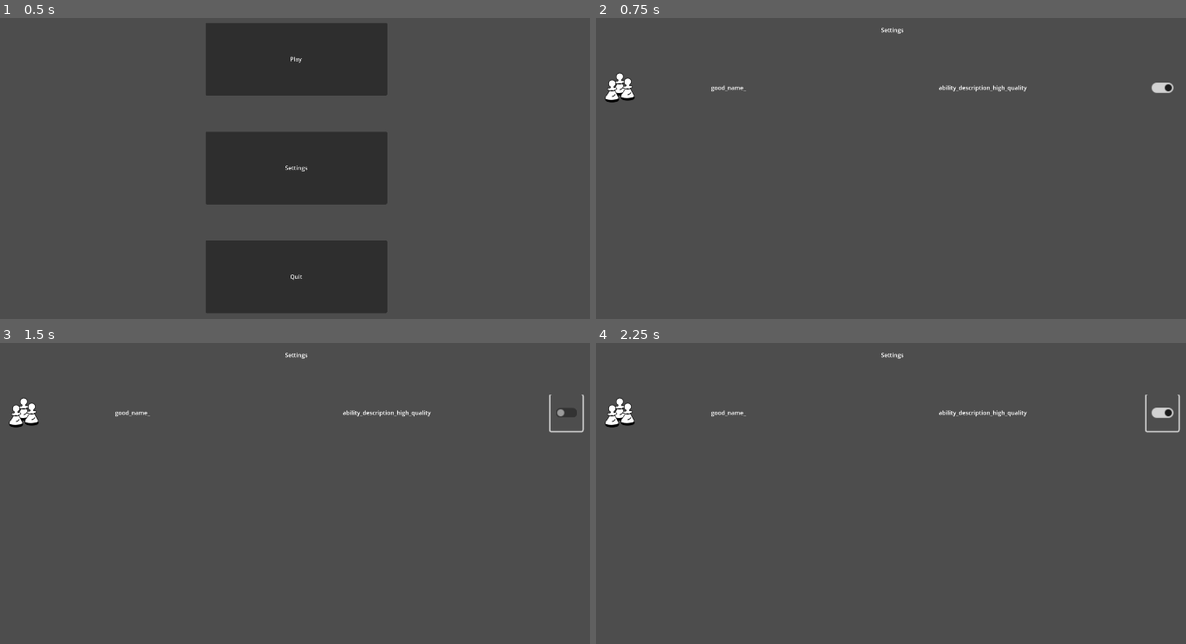
Above: before the commit, frames 1-4 (two rows, left to right).
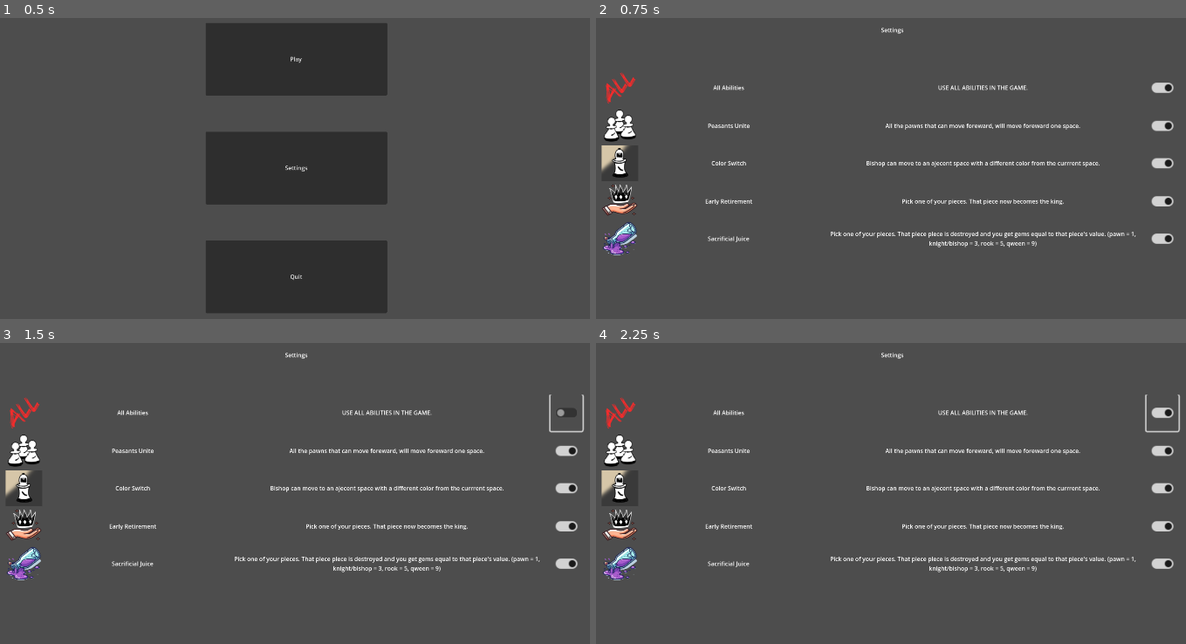
Above: after the commit, the same moments.

Repository: KristianPrifti/Upgraded-Chess-Game
Game: Godot game, scene res://main_menu.tscn
Two runs of this game, one before a commit and one after it. Both use one fixed random seed, a clock stepped at 60 frames per second and the inputs below.
Inputs (mouse positions are in pixels of both pictures, inside the frame that each line leads up to):
- Up to frame 1 (0.5 s): no input
- Up to frame 2 (0.75 s): click "Settings" at 0.5 s
- Up to frame 3 (1.5 s): click (566, 412) at 1.27 s
- Up to frame 4 (2.25 s): click (1162, 412) at 2.02 s

Frame 1 is identical in both runs. In frame 2, 4.0% of the frame differs, in the area x 0-98%, y 17-79%; in frame 3, 4.0%; in frame 4, 4.0%.

Commit message:
added some icon art for the abilities, and an 'all' button in settings to be able to use all the abilities (button doesn't work yet)

Diff:
--- a/scripts/settings_menu.gd
+++ b/scripts/settings_menu.gd
@@ -18,7 +18,22 @@
 	window.create_setting_upgrade(icon_path, ability_name, ability_description)
 
 func create_all_abilities():
-	var good_name_icon_path = "res://pawn_group_temp_settings.png"
-	var good_name_ability_name = "good_name_"
-	var good_name_ability_description = "ability_description_high_quality"
-	create_settings_ability(good_name_icon_path, good_name_ability_name, good_name_ability_description)
+	var all_icon_path = "res://abilities_assets/All.png"
+	var all_description = "USE ALL ABILITIES IN THE GAME."
+	create_settings_ability(all_icon_path, "All Abilities", all_description)
+
+	var peasants_unite_icon_path = "res://abilities_assets/Peasants_Unite.png"
+	var peasants_unite_description = "All the pawns that can move foreward, will move foreward one space."
+	create_settings_ability(peasants_unite_icon_path, "Peasants Unite", peasants_unite_description)
+
+	var color_switch_icon_path = "res://abilities_assets/Color_Switch.png"
+	var color_switch_description = "Bishop can move to an ajecent space with a different color from the currrent space."
+	create_settings_ability(color_switch_icon_path, "Color Switch", color_switch_description)
+
+	var early_retirement_icon_path = "res://abilities_assets/Early_Retirement.png"
+	var early_retirement_description = "Pick one of your pieces. That piece now becomes the king."
+	create_settings_ability(early_retirement_icon_path, "Early Retirement", early_retirement_description)
+
+	var sacrificial_juice_icon_path = "res://abilities_assets/Sacrificial_Juice.png"
+	var sacrificial_juice_description = "Pick one of your pieces. That piece piece is destroyed and you get gems equal to that piece's value. (pawn = 1, knight/bishop = 3, rook = 5, qween = 9)"
+	create_settings_ability(sacrificial_juice_icon_path, "Sacrificial Juice", sacrificial_juice_description)
--- a/settings_upgrade.tscn
+++ b/settings_upgrade.tscn
@@ -1,7 +1,7 @@
 [gd_scene load_steps=3 format=3 uid="uid://0pe3q1wv6bci"]
 
-[ext_resource type="Texture2D" uid="uid://dgrb4od7kos3n" path="res://pawn_group_temp_settings.png" id="1_esysf"]
 [ext_resource type="Script" path="res://scripts/settings_upgrade.gd" id="1_ldjtf"]
+[ext_resource type="Texture2D" uid="uid://bgfp18etdq0qy" path="res://abilities_assets/Peasants_Unite.png" id="2_2ucex"]
 
 [node name="settings_upgrade" type="Control"]
 custom_minimum_size = Vector2(1600, 100)
@@ -15,7 +15,7 @@
 
 [node name="icon" type="Sprite2D" parent="."]
 position = Vector2(50, 50)
-texture = ExtResource("1_esysf")
+texture = ExtResource("2_2ucex")
 
 [node name="name" type="Label" parent="."]
 layout_mode = 0
@@ -25,6 +25,7 @@
 text = "Name of the Ability"
 horizontal_alignment = 1
 vertical_alignment = 1
+autowrap_mode = 2
 
 [node name="CheckButton" type="CheckButton" parent="."]
 layout_mode = 0
@@ -42,3 +43,4 @@
 text = "Description of the ability goes here"
 horizontal_alignment = 1
 vertical_alignment = 1
+autowrap_mode = 2
--- a/upgrade_window.tscn
+++ b/upgrade_window.tscn
@@ -1,7 +1,7 @@
 [gd_scene load_steps=3 format=3 uid="uid://c27gyc04ht5nt"]
 
 [ext_resource type="Texture2D" uid="uid://b3d5dpg6nvgew" path="res://upgrade_window.png" id="1_e1rcc"]
-[ext_resource type="Texture2D" uid="uid://xv54rqp0qgeh" path="res://pawn_group_temp.png" id="2_tumsu"]
+[ext_resource type="Texture2D" uid="uid://bgfp18etdq0qy" path="res://abilities_assets/Peasants_Unite.png" id="2_eh0g6"]
 
 [node name="Node2D" type="Control"]
 custom_minimum_size = Vector2(500, 200)
@@ -22,8 +22,8 @@
 
 [node name="icon" type="Sprite2D" parent="Sprite2D"]
 position = Vector2(-180, 30)
-scale = Vector2(1.333, 1.333)
-texture = ExtResource("2_tumsu")
+scale = Vector2(1.2, 1.2)
+texture = ExtResource("2_eh0g6")
 
 [node name="description" type="Label" parent="Sprite2D"]
 offset_left = -110.0
@@ -33,6 +33,7 @@
 text = "Description"
 horizontal_alignment = 1
 vertical_alignment = 1
+autowrap_mode = 2
 
 [node name="cooldown" type="Label" parent="Sprite2D"]
 offset_left = -110.0
@@ -48,6 +49,6 @@
 offset_top = -90.0
 offset_right = -120.0
 offset_bottom = -40.0
-text = "Name"
 horizontal_alignment = 1
 vertical_alignment = 1
+autowrap_mode = 2
Binary file added: abilities_assets/All.png
Not shown, added: abilities_assets/All.png.import
Binary file added: abilities_assets/Color_Switch.png
Not shown, added: abilities_assets/Color_Switch.png.import
Binary file added: abilities_assets/Early_Retirement.png
Not shown, added: abilities_assets/Early_Retirement.png.import
Binary file added: abilities_assets/Peasants_Unite.png
Not shown, changed: abilities_assets/Peasants_Unite.png.import
Binary file added: abilities_assets/Sacrificial_Juice.png
Not shown, changed: abilities_assets/Sacrificial_Juice.png.import
Binary file removed: pawn_group_temp.png
Binary file removed: pawn_group_temp_settings.png
